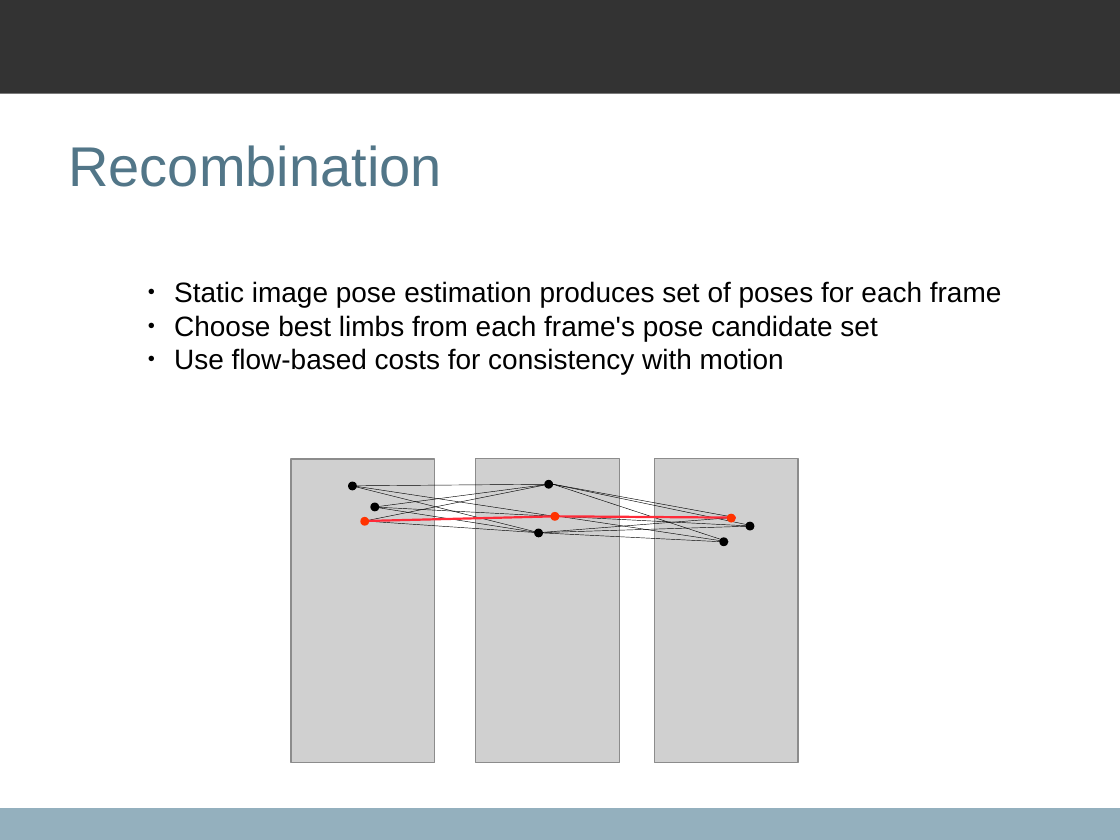
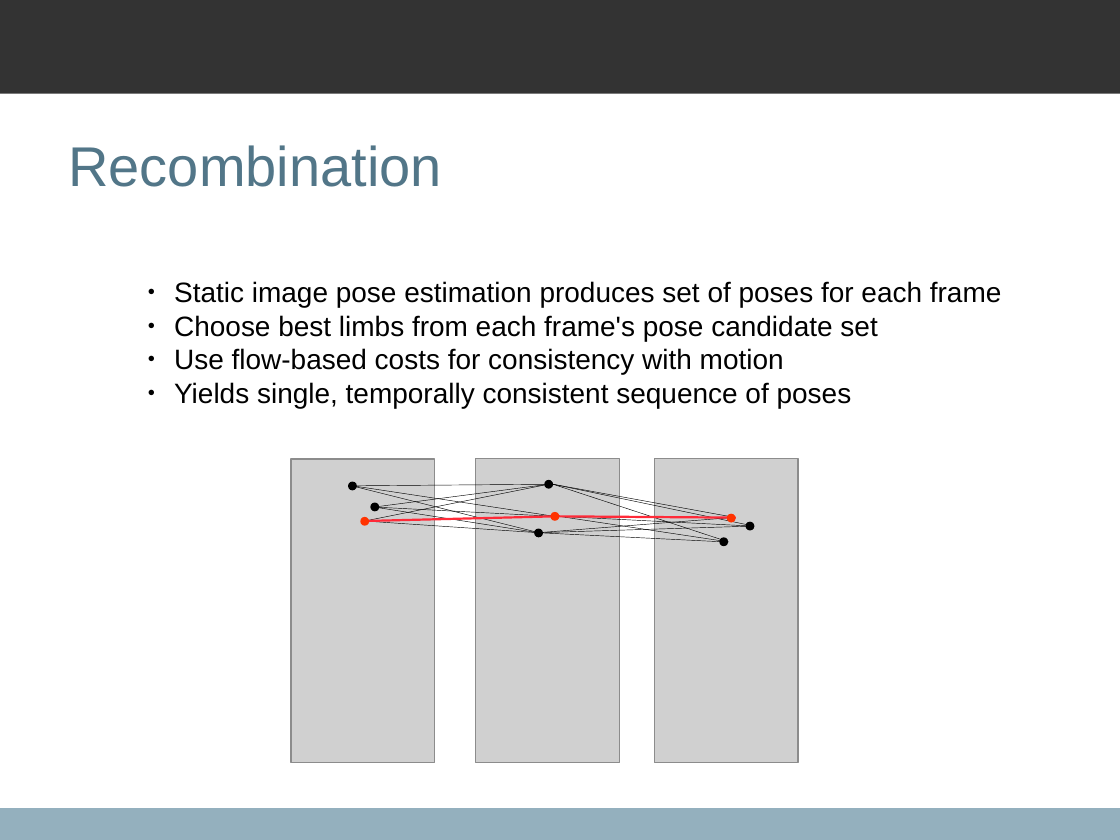
Before and after one commit to qxcv/comp2560, a slide deck: slide 9 of presentation/presentation.odp. Drawn at 1120x840 pixels with LibreOffice and Linux fonts; fonts in the diff are those of the drawing; grey boxes stand for pictures; background and template pictures are left out. Boxes give left, top, right and bottom in pixels: in the first picture for what was removed or moved away, otherwise in the second. Text is boxed around its words. In the diff, an @@ line names an element or a change of style, - is before the commit and + after.

```diff
--- a/presentation/presentation.odp
+++ b/presentation/presentation.odp
@@ text at [174,382,852,408]: paragraph added @@
+● Yields single, temporally consistent sequence of poses
```
Also in this commit, not shown: 5 other slides changed.
